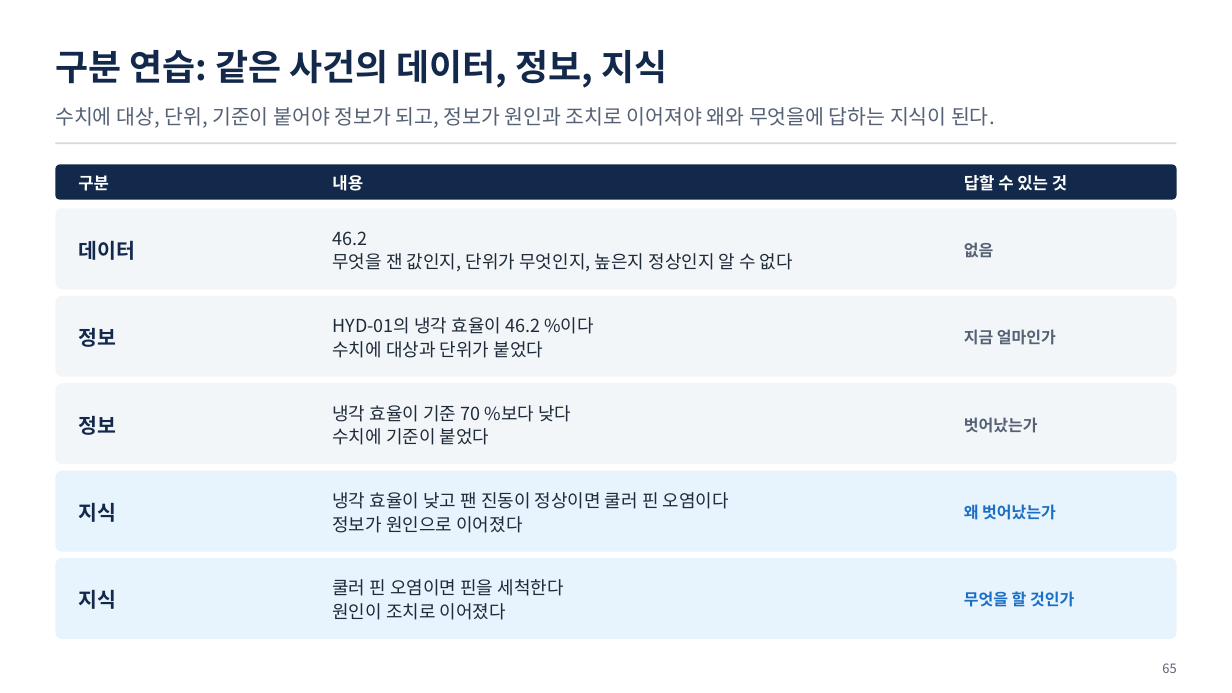
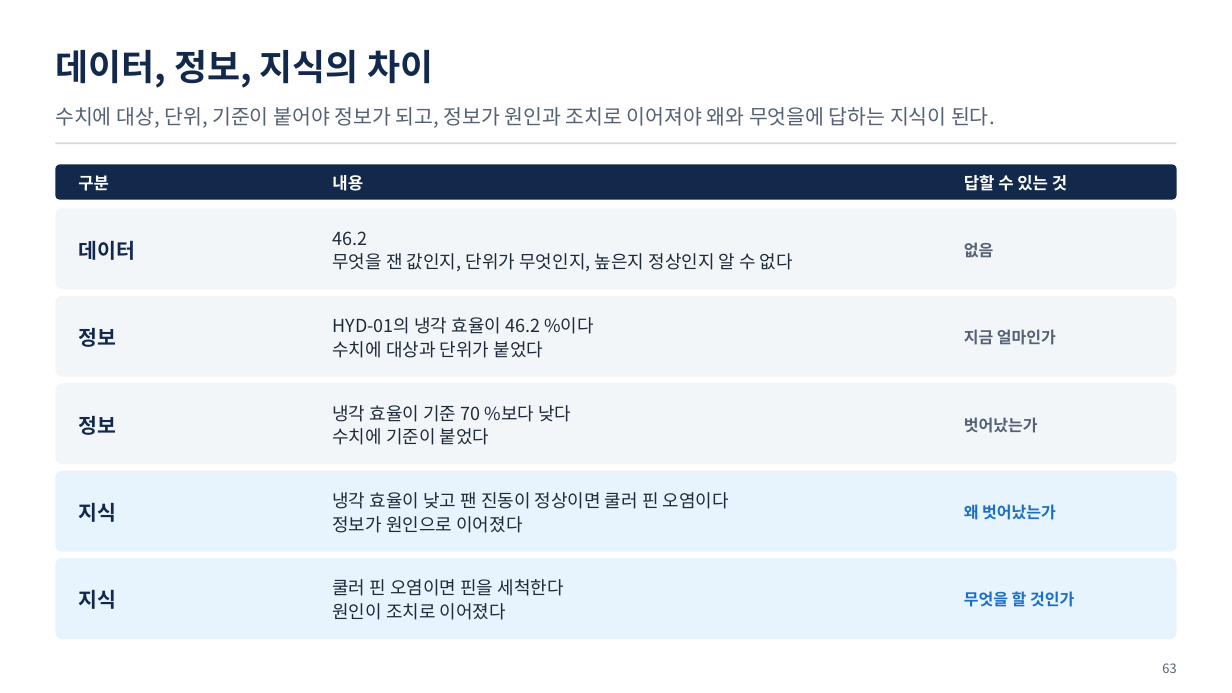
Before and after one commit to uengine-oss/hyd-iot-edu, a slide deck: slide 63 of course/slides/integrated/통합반_01일차.pptx (slide 65 before the commit). Drawn at 1232x693 pixels with LibreOffice and Linux fonts; fonts in the diff are those of the drawing. Boxes give left, top, right and bottom in pixels: in the first picture for what was removed or moved away, otherwise in the second. Text is boxed around its words. In the diff, an @@ line names an element or a change of style, - is before the commit and + after.

```diff
--- a/course/slides/integrated/통합반_01일차.pptx
+++ b/course/slides/integrated/통합반_01일차.pptx
@@ text at bbox=[55, 50, 433, 88]: text changed @@
-구분 연습: 같은 사건의 데이터, 정보, 지식
+데이터, 정보, 지식의 차이
@@ text at bbox=[1162, 663, 1176, 673]: text changed @@
-65
+63
```
Also in this commit, not shown: 37 other slides changed, 3 slides removed, 16 other files.
